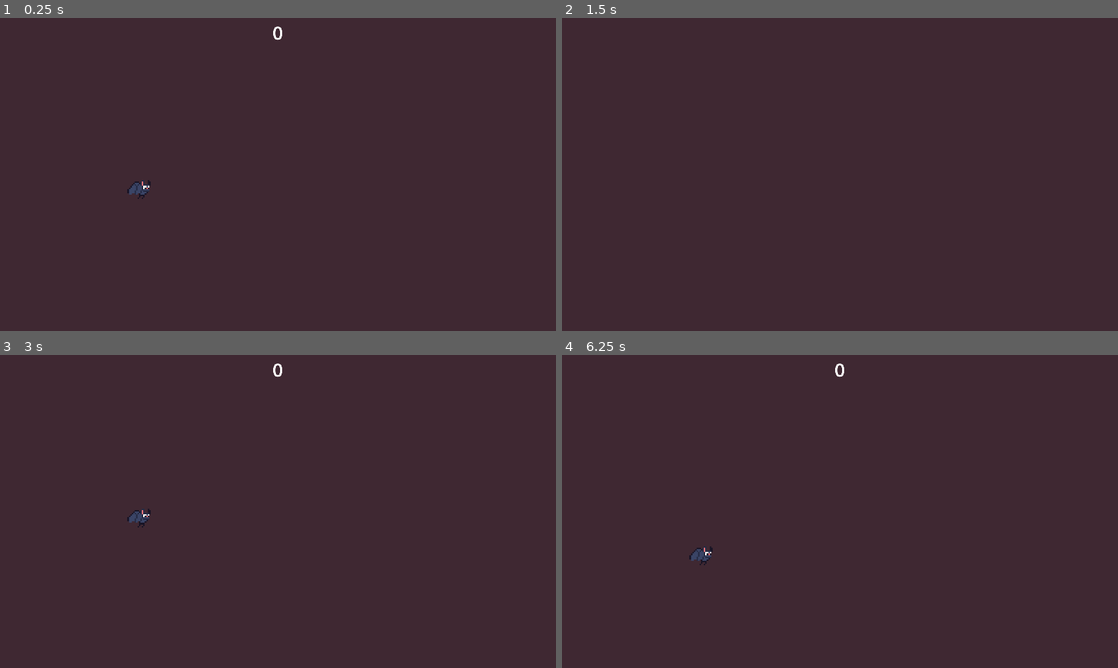
Above: before the commit, frames 1-4 (two rows, left to right).
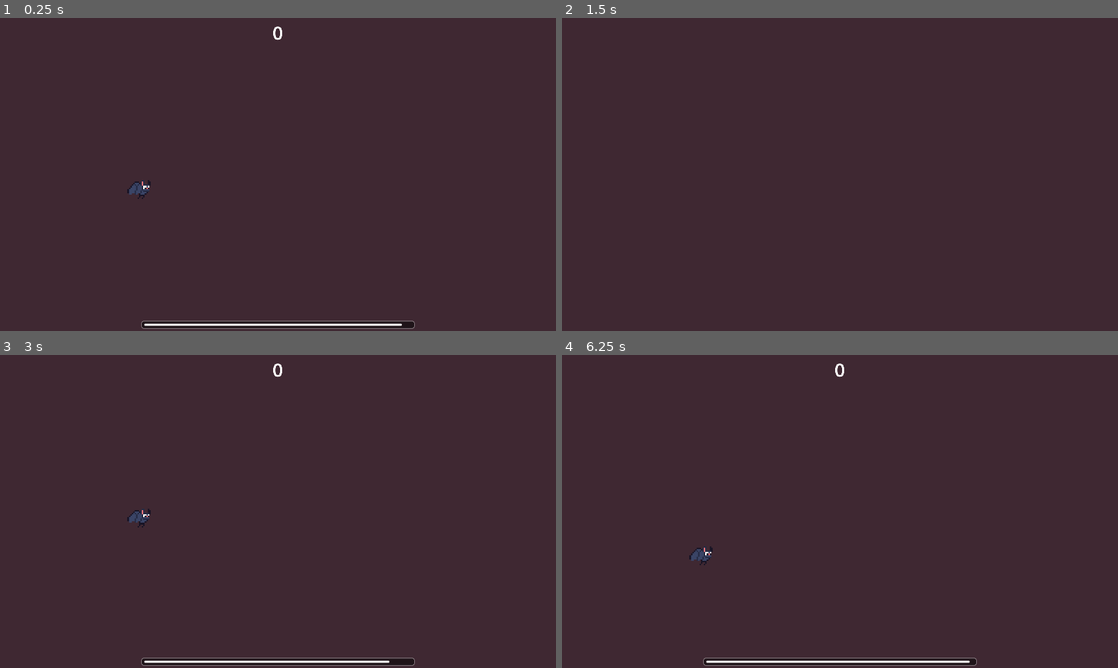
Above: after the commit, the same moments.

Repository: kirjahri/flappy-bat
Game: Godot game, scene res://scenes/main.tscn
Same seed, same stepped clock (60 frames per second), same inputs: the game is played once before the commit and once after it.
Inputs (mouse positions are in pixels of both pictures, inside the frame that each line leads up to):
- Up to frame 1 (0.25 s): no input
- Up to frame 2 (1.5 s): move the mouse to (962, 158) at 0.52 s; hold Right mouse button (dive) 0.53-1.28 s; click (962, 158) at 0.77 s; click (962, 158) at 1.07 s; move the mouse to (728, 190) at 1.27 s; right-click (728, 190) at 1.35 s
- Up to frame 3 (3 s): click (166, 527) at 1.52 s; click (166, 527) at 1.82 s; tap Enter at 2 s; move the mouse to (333, 442) at 2.02 s; hold Right mouse button (dive) 2.03-2.75 s; click "Retry" at 2.75 s
- Up to frame 4 (6.25 s): move the mouse to (812, 574) at 3.52 s; right-click (812, 574) at 3.6 s; click (812, 574) at 3.77 s; click (812, 574) at 4.07 s; move the mouse to (1006, 558) at 4.27 s; hold Right mouse button (dive) 4.28-5.03 s; click (1006, 558) at 4.52 s; click (1006, 558) at 4.82 s; tap Space at 5 s; move the mouse to (673, 464) at 5.02 s; right-click (673, 464) at 5.1 s; click (673, 464) at 5.27 s; click (673, 464) at 5.57 s; click "Retry" at 5.75 s

The runs differ from the first frame. In frame 1, 1.1% of the frame differs, in the area x 25-75%, y 96-100%; in frame 2, nothing differs; in frame 3, 1.1%; in frame 4, 1.1%.

Commit message:
feat: add progress bar that indicates player's vision

Diff:
--- a/scenes/hud.tscn
+++ b/scenes/hud.tscn
@@ -1,4 +1,26 @@
-[gd_scene format=3 uid="uid://colf2nk0hqfsq"]
+[gd_scene load_steps=4 format=3 uid="uid://colf2nk0hqfsq"]
+
+[sub_resource type="StyleBoxFlat" id="StyleBoxFlat_toqtt"]
+bg_color = Color(0, 0, 0, 0.5)
+border_width_left = 2
+border_width_top = 2
+border_width_right = 2
+border_width_bottom = 2
+border_color = Color(1, 1, 1, 0.5)
+corner_radius_top_left = 8
+corner_radius_top_right = 8
+corner_radius_bottom_right = 8
+corner_radius_bottom_left = 8
+
+[sub_resource type="StyleBoxFlat" id="StyleBoxFlat_ahhtf"]
+bg_color = Color(0, 0, 0, 0)
+
+[sub_resource type="StyleBoxFlat" id="StyleBoxFlat_oo0fn"]
+bg_color = Color(1, 1, 1, 1)
+corner_radius_top_left = 8
+corner_radius_top_right = 8
+corner_radius_bottom_right = 8
+corner_radius_bottom_left = 8
 
 [node name="HUD" type="Control"]
 layout_mode = 3
@@ -22,3 +44,28 @@
 text = "0"
 horizontal_alignment = 1
 vertical_alignment = 1
+
+[node name="PanelContainer" type="PanelContainer" parent="."]
+layout_mode = 2
+offset_left = 488.0
+offset_top = 1045.0
+offset_right = 1432.0
+offset_bottom = 1072.0
+theme_override_styles/panel = SubResource("StyleBoxFlat_toqtt")
+
+[node name="MarginContainer2" type="MarginContainer" parent="PanelContainer"]
+layout_mode = 2
+theme_override_constants/margin_left = 8
+theme_override_constants/margin_top = 8
+theme_override_constants/margin_right = 8
+theme_override_constants/margin_bottom = 8
+
+[node name="VisionBar" type="ProgressBar" parent="PanelContainer/MarginContainer2"]
+unique_name_in_owner = true
+layout_mode = 2
+size_flags_vertical = 1
+theme_override_styles/background = SubResource("StyleBoxFlat_ahhtf")
+theme_override_styles/fill = SubResource("StyleBoxFlat_oo0fn")
+max_value = 30.0
+value = 15.0
+show_percentage = false
--- a/scenes/main.tscn
+++ b/scenes/main.tscn
@@ -17,6 +17,21 @@
 [sub_resource type="WorldBoundaryShape2D" id="WorldBoundaryShape2D_sugp2"]
 normal = Vector2(1, 0)
 
+[sub_resource type="Animation" id="Animation_85g3d"]
+length = 0.001
+tracks/0/type = "value"
+tracks/0/imported = false
+tracks/0/enabled = true
+tracks/0/path = NodePath(".:color")
+tracks/0/interp = 1
+tracks/0/loop_wrap = true
+tracks/0/keys = {
+"times": PackedFloat32Array(0),
+"transitions": PackedFloat32Array(1),
+"update": 0,
+"values": [Color(1, 1, 1, 1)]
+}
+
 [sub_resource type="Animation" id="Animation_tipki"]
 resource_name = "flash"
 length = 0.5
@@ -31,21 +46,6 @@
 "transitions": PackedFloat32Array(1, 1),
 "update": 0,
 "values": [Color(1, 1, 1, 1), Color(1, 1, 1, 0)]
-}
-
-[sub_resource type="Animation" id="Animation_85g3d"]
-length = 0.001
-tracks/0/type = "value"
-tracks/0/imported = false
-tracks/0/enabled = true
-tracks/0/path = NodePath(".:color")
-tracks/0/interp = 1
-tracks/0/loop_wrap = true
-tracks/0/keys = {
-"times": PackedFloat32Array(0),
-"transitions": PackedFloat32Array(1),
-"update": 0,
-"values": [Color(1, 1, 1, 1)]
 }
 
 [sub_resource type="AnimationLibrary" id="AnimationLibrary_choun"]
--- a/scripts/main.gd
+++ b/scripts/main.gd
@@ -50,11 +50,17 @@
 var score: int = 0
 var dripstones_speed: float
 
+@onready var animation_player: AnimationPlayer = player.get_node("AnimationPlayer")
+@onready var previous_animation_position: float = animation_player.current_animation_position
+
+@onready var vision_bar: ProgressBar = hud.get_node("%VisionBar")
 @onready var retry_button: Button = game_over.get_node("%RetryButton")
 
 
 func _ready() -> void:
 	dripstones_speed = dripstones_scene.instantiate().speed
+
+	vision_bar.max_value = animation_player.current_animation_length
 
 	destroy_area.area_entered.connect(_on_area_entered)
 	spawn_timer.timeout.connect(_on_spawn_timer_timeout)
@@ -63,7 +69,20 @@
 	spawn_timer.start()
 
 
-func _process(_delta: float) -> void:
+func _process(delta: float) -> void:
+	# This check prevents the progress bar from jumping above where it should be
+	if not (
+		animation_player.current_animation_position < previous_animation_position - seconds_restored
+	):
+		vision_bar.value = lerp(
+			vision_bar.value,
+			animation_player.current_animation_length - animation_player.current_animation_position,
+			delta * 10
+		)
+		print()
+
+	previous_animation_position = animation_player.current_animation_position
+
 	for kill_zone: Area2D in get_tree().get_nodes_in_group("kill_zone"):
 		if not kill_zone.is_connected("body_entered", _on_body_entered):
 			kill_zone.body_entered.connect(_on_body_entered)
@@ -93,7 +112,6 @@
 
 
 func _on_orb_collected() -> void:
-	var animation_player: AnimationPlayer = player.get_node("AnimationPlayer")
 	var current_position: float = animation_player.current_animation_position
 
 	# Play the `"lose_vision"` animation starting from the previous current position minus `seconds_restored` until the end
@@ -156,9 +174,9 @@
 			var orb_light: PointLight2D = orb.get_node("PointLight2D")
 			orb_light.visible = false
 
-		var animation_player: AnimationPlayer = death_flash.get_node("AnimationPlayer")
+		var flash_player: AnimationPlayer = death_flash.get_node("AnimationPlayer")
 		death_flash.visible = true
-		animation_player.play("flash")
+		flash_player.play("flash")
 
 		death_timer.start()
 
Not shown, added: export_presets.cfg
